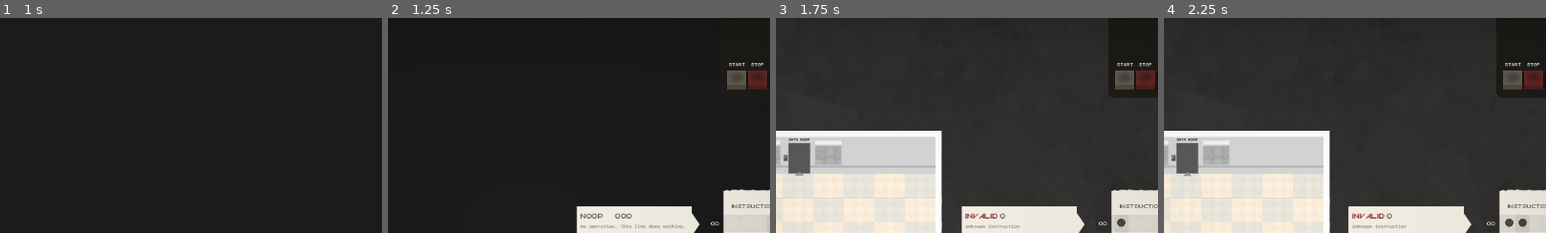
Above: before the commit, frames 1-4 (left to right).
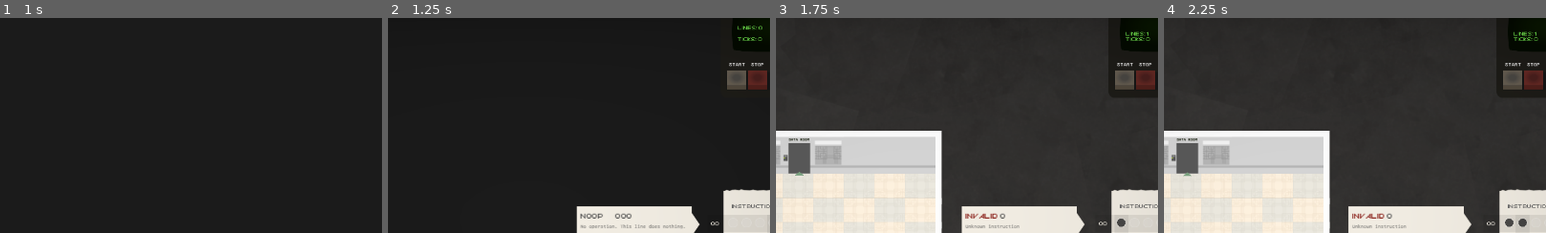
Above: after the commit, the same moments.

Repository: jhysek/LD60
Game: Godot game, scene res://scenes/menu.tscn
Two runs of this game, one before a commit and one after it. Both use one fixed random seed, a clock stepped at 60 frames per second and the inputs below.
Inputs (mouse positions are % of the whole screen's width and height, from its top left):
- Up to frame 1 (1 s): click "Start game" at 0.5 s
- Up to frame 2 (1.25 s): no input
- Up to frame 3 (1.75 s): click (77, 51) at 1.25 s
- Up to frame 4 (2.25 s): click (79, 51) at 2 s
The pictures show only the part of the screen within x 32-82%, y 3-53%; the shares and areas given below are measured in that part.

Frame 1 is identical in both runs. In frame 2, 0.1% of the frame differs, in the area x 91-98%, y 3-11%; in frame 3, 0.1%, in the area x 91-98%, y 6-11%; in frame 4, 0.1%.

Commit message:
Counting program stats

Diff:
--- a/components/actor/actor.gd
+++ b/components/actor/actor.gd
@@ -116,8 +116,9 @@
 	looking_at = map.object_at(map_pos + directions[direction_idx])
 
 func fade_out():
-	var tween = create_tween()
-	tween.tween_property(self, "opacity", Color(1,1,1,0), 2).set_trans(Tween.TRANS_EXPO).set_ease(Tween.EASE_OUT)
+	hide()
+	#var tween = create_tween()
+	#tween.tween_property(self, "opacity", Color(1,1,1,0), 2).set_ease(Tween.EASE_OUT)
 
 func turn_right():
 	direction_idx = (direction_idx + 1) % 4
--- a/scenes/game.gd
+++ b/scenes/game.gd
@@ -3,6 +3,10 @@
 var ProgramInterpreter = preload("res://scripts/program_interpreter.gd")
 var interpreter = null
 var parsed_program = []
+var stats = {
+	lines = 0,
+	ticks = 0
+}
 
 @onready var punch_tape = $UI/PunchTape
 @onready var clock = $Clock
@@ -33,6 +37,7 @@
 func _on_clock_on_tick(time: Variant, ticks: Variant) -> void:
 	punch_tape.set_interpreted_line(interpreter.current_line)
 	interpreter.tick()
+	update_stats_ticks()
 	print("TICK #" + str(ticks))
 
 func _on_program_ended() -> void:
@@ -56,7 +61,23 @@
 	clock.start()
 
 
+func update_stats_lines(lines):
+	stats.lines = lines
+	refresh_stats()
+
+func update_stats_ticks():
+	stats.ticks = clock.ticks
+	refresh_stats()
+
+func refresh_stats():
+	$UI/ControlPanel/Screen/Stats.text = "LINES: " + str(stats.lines) + "\nTICKS: " + str(stats.ticks)
+
 func _on_btn_stop_pressed() -> void:
 	punch_tape.set_interpreted_line(null)
 	$World.reset()
 	clock.stop()
+
+
+
+func _on_punch_tape_on_program_updated(lines: Variant) -> void:
+	update_stats_lines(lines)
--- a/scenes/game.tscn
+++ b/scenes/game.tscn
@@ -149,20 +149,22 @@
 text = "STOP"
 
 [node name="Screen" type="Sprite2D" parent="UI/ControlPanel" unique_id=216671650]
-visible = false
-self_modulate = Color(0.50140655, 0.5014065, 0.5014065, 1)
-position = Vector2(130.3125, 13)
-scale = Vector2(0.37378836, 0.41847825)
+self_modulate = Color(0.2592937, 0.2592937, 0.25929365, 1)
+position = Vector2(89.1487, 40.082882)
+scale = Vector2(0.23518968, 0.24973758)
 texture = ExtResource("5_gee14")
 
-[node name="Label" type="Label" parent="UI/ControlPanel/Screen" unique_id=1230117936]
-offset_left = -254.99048
-offset_top = -133.81818
-offset_right = 266.69507
-offset_bottom = 4.7792053
+[node name="Stats" type="Label" parent="UI/ControlPanel/Screen" unique_id=1230117936]
+offset_left = -255.7454
+offset_top = -48.382317
+offset_right = 265.94012
+offset_bottom = 90.215065
 theme_override_colors/font_color = Color(0.48412004, 0.98, 0.33319998, 1)
 theme_override_fonts/font = ExtResource("6_0tnpc")
-text = ">  press start to run the simulation"
+theme_override_font_sizes/font_size = 40
+text = "LINES: 0
+
+TICKS: 0"
 vertical_alignment = 2
 
 [node name="Controls" type="Label" parent="UI/ControlPanel" unique_id=459181723]
@@ -382,6 +384,7 @@
 [node name="WorldEnvironment" type="WorldEnvironment" parent="." unique_id=1802395953]
 environment = SubResource("Environment_m72si")
 
+[connection signal="on_program_updated" from="UI/PunchTape" to="." method="_on_punch_tape_on_program_updated"]
 [connection signal="pressed" from="UI/ControlPanel/BtnPlay" to="." method="_on_btn_play_pressed"]
 [connection signal="pressed" from="UI/ControlPanel/BtnStop" to="." method="_on_btn_stop_pressed"]
 [connection signal="on_tick" from="Clock" to="." method="_on_clock_on_tick"]
--- a/scenes/punch_tape.gd
+++ b/scenes/punch_tape.gd
@@ -1,4 +1,6 @@
 extends TextureRect
+
+signal on_program_updated(lines)
 
 const ROW_HEIGHT = 26.5
 const COLUMN_WIDTH = 22.5
@@ -146,6 +148,8 @@
 
 	redraw_program()
 	update_compiler_info()
+	var parsed_prog = parse_program()
+	emit_signal("on_program_updated", parsed_prog.size())
 
 
 
Binary file changed: components/screen/screen.png
